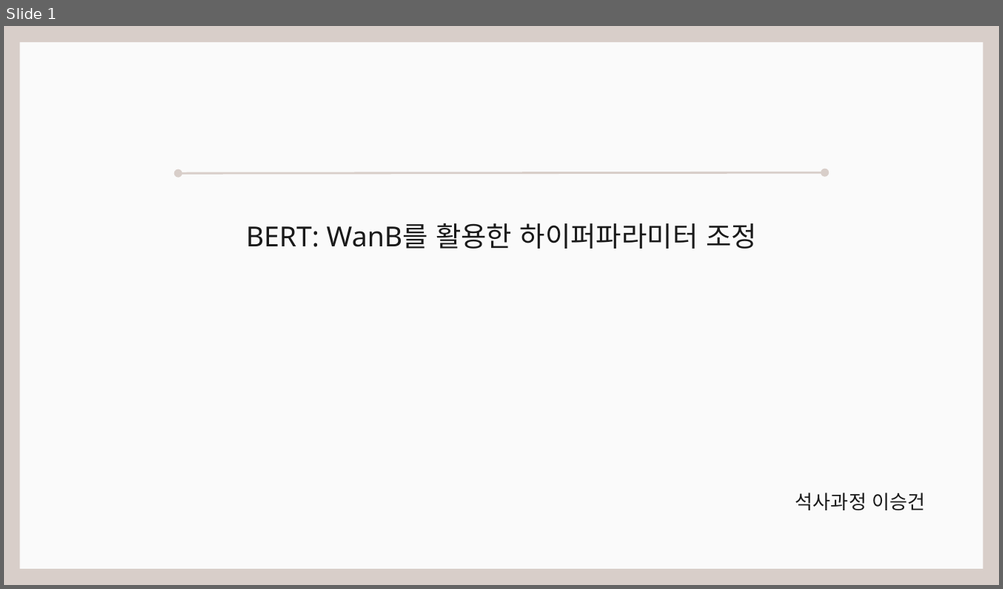
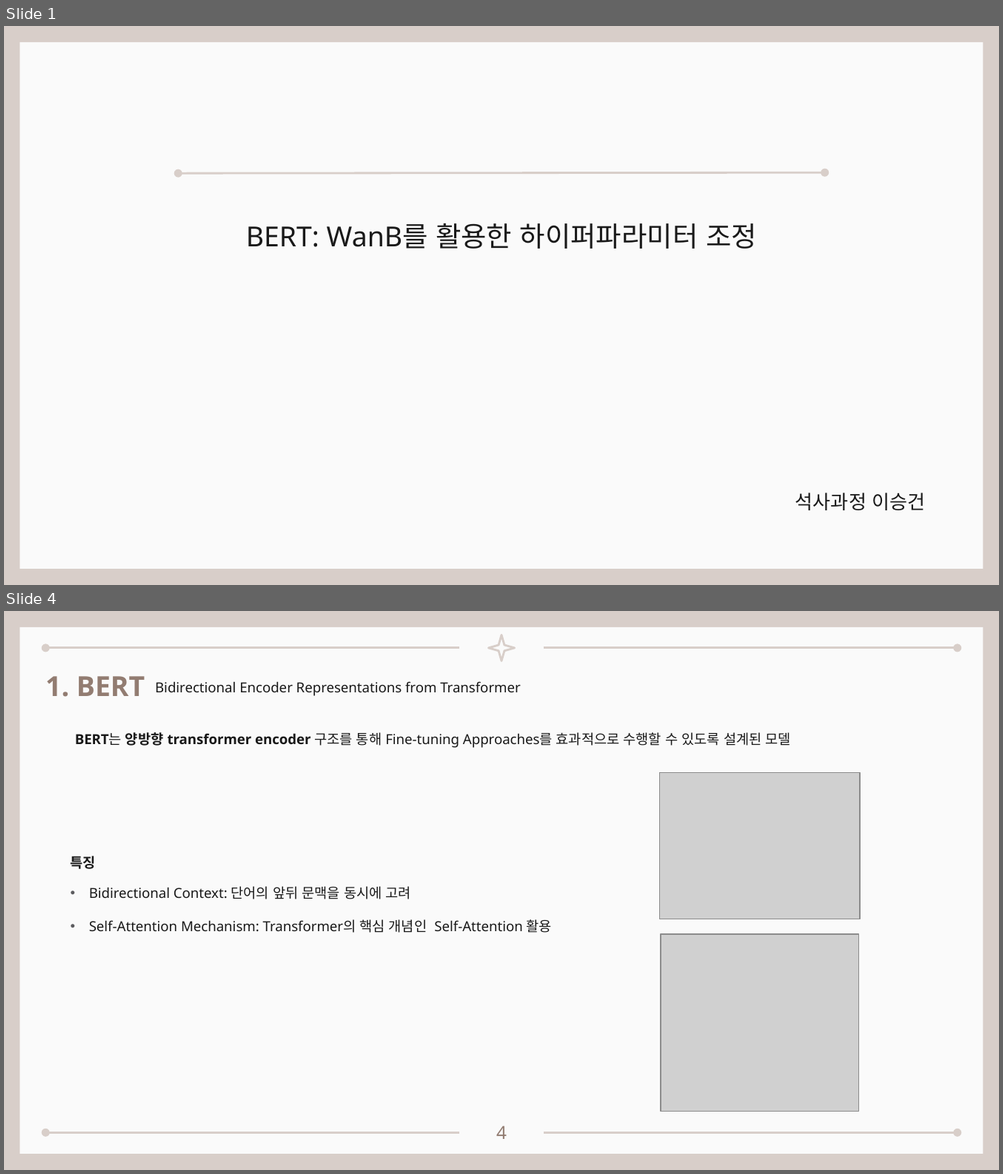
Before and after one commit to seungdeng/DELab, a slide deck: PPT/DSLab_이승건_BERT멘토링발표.pptx. Shown one above the other, each under a label of ours: slide 1 before the commit, slides 1 and 4 after it; the slides between them are not shown. The pictures are 1003x589 and 1003x1174 pixels, drawn with LibreOffice and Linux fonts; fonts in the diff are those of the drawing; grey boxes stand for pictures. Boxes give left, top, right and bottom in pixels: in the first picture for what was removed or moved away, otherwise in the second. Text is boxed around its words. In the diff, an @@ line names an element or a change of style, - is before the commit and + after.

```diff
--- a/PPT/DSLab_이승건_BERT멘토링발표.pptx
+++ b/PPT/DSLab_이승건_BERT멘토링발표.pptx
@@ slide 4 added at [4,611,999,1170], background #D8CEC9; not listed: 1 template element that a slide beside it also shows @@
@@ arrow added from (460, 648) to (45, 648), #D8CEC9 1.5 pt @@
@@ star added at [489,635,514,661], outline #D8CEC9 1.5 pt @@
@@ arrow added from (543, 648) to (957, 648), #D8CEC9 1.5 pt @@
@@ text added at [45,676,145,697], 20 pt, text #927C71, bold @@
+1. BERT
@@ text added at [155,681,521,696], 10 pt, text #191919 @@
+Bidirectional Encoder Representations from Transformer
@@ text added at [75,732,791,748], 10 pt, text #191919 @@
+BERT는 양방향 transformer encoder 구조를 통해 Fine-tuning Approaches를 효과적으로 수행할 수 있도록 설계된 모델
@@ picture added at [660,773,859,920] @@
@@ text added at [71,856,96,869], 10 pt, text #191919, bold @@
+특징
@@ text added at [89,886,552,933], 10 pt, text #191919 @@
+• Bidirectional Context: 단어의 앞뒤 문맥을 동시에 고려
+• Self-Attention Mechanism: Transformer의 핵심 개념인 Self-Attention 활용
@@ picture added at [660,934,858,1111] @@
@@ arrow added from (460, 1133) to (45, 1133), #D8CEC9 1.5 pt @@
@@ page number added at [496,1126,506,1139], 13 pt, text #927C71 @@
+4
@@ arrow added from (543, 1133) to (957, 1133), #D8CEC9 1.5 pt @@
```
Also in this commit, not shown: 1 slide changed, 13 other slides added, 5 slides removed, 3 other files.
